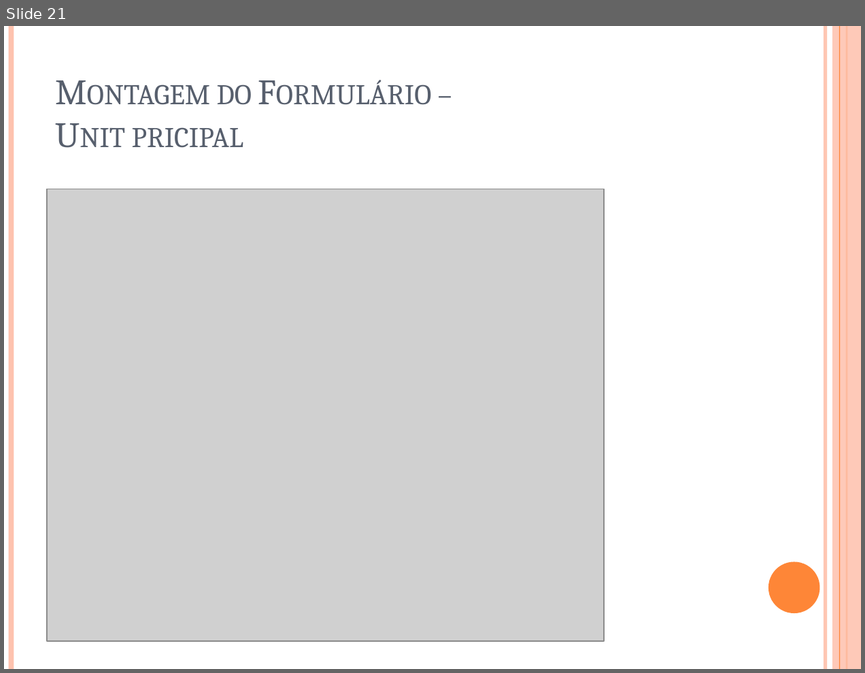
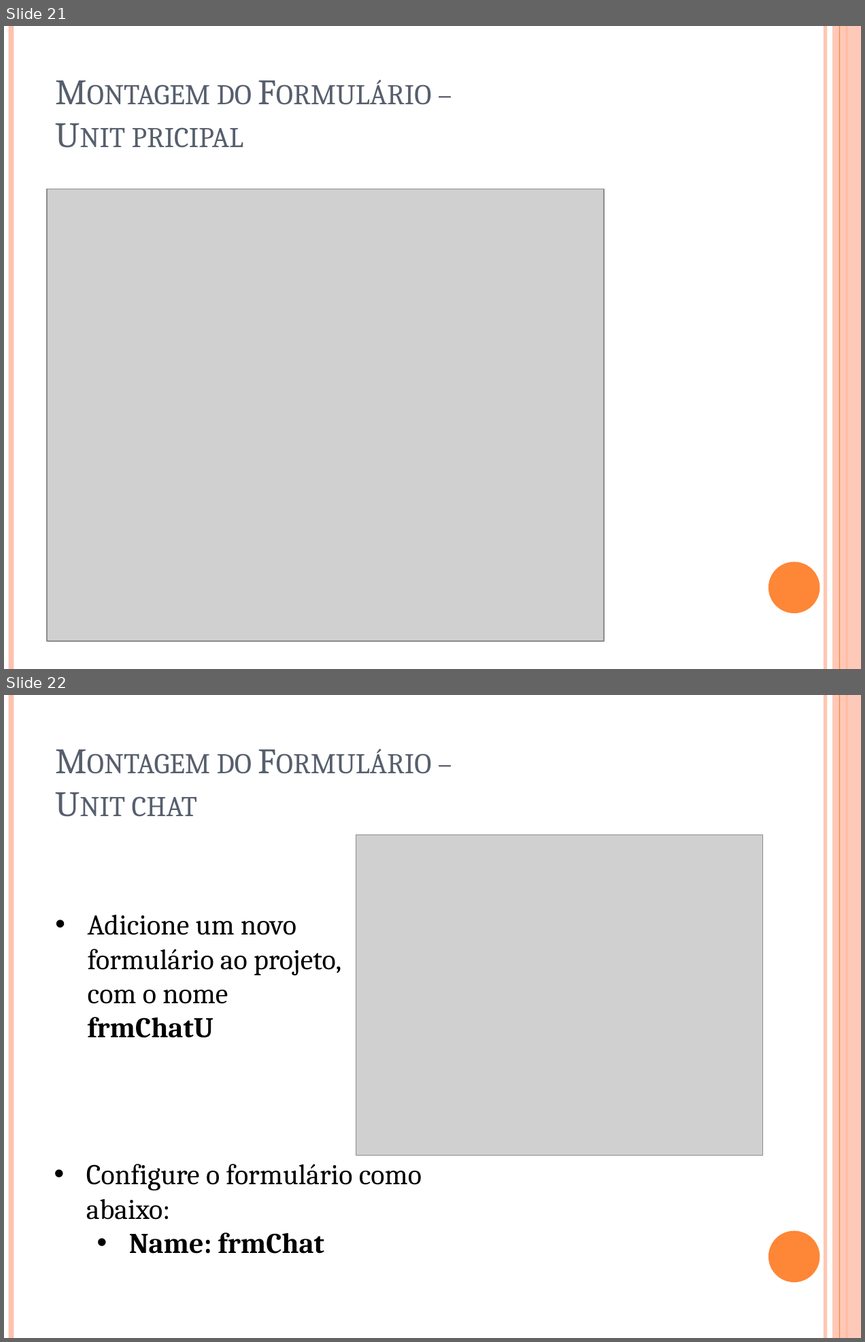
Before and after one commit to igorscandido/Conexao-Bluetooth-usando-Delphi, a slide deck: Stuff/Conexão Bluetooth usando Delphi.pptx. Shown one above the other, each under a label of ours: slide 21 before the commit, slides 21 and 22 after it. The pictures are 865x673 and 865x1342 pixels, drawn with LibreOffice and Linux fonts; fonts in the diff are those of the drawing; grey boxes stand for pictures. Boxes give left, top, right and bottom in pixels: in the first picture for what was removed or moved away, otherwise in the second. Text is boxed around its words. In the diff, an @@ line names an element or a change of style, - is before the commit and + after.

Commit message:
New Form Chat with Design done and PDF Edited

```diff
--- a/Stuff/Conexão Bluetooth usando Delphi.pptx
+++ b/Stuff/Conexão Bluetooth usando Delphi.pptx
@@ slide 22 added at [4,695,861,1338], background #FFFFFF; not listed: 6 template elements that a slide beside it also shows @@
@@ title added at [132,753,252,817], 30 pt, text #575F6D, small capitals @@
+Montagem do Formulário –
+Unit chat
@@ picture added at [356,834,763,1155] @@
@@ text added at [88,915,341,1038], 24 pt, text #000000 @@
+• Adicione um novo formulário ao projeto, com o nome frmChatU
@@ text added at [86,1164,422,1253], 24 pt, text #000000 @@
+• Configure o formulário como abaixo:
+  • Name: frmChat
```
Also in this commit, not shown: 1 slide changed, 15 other slides added, 32 other files.
